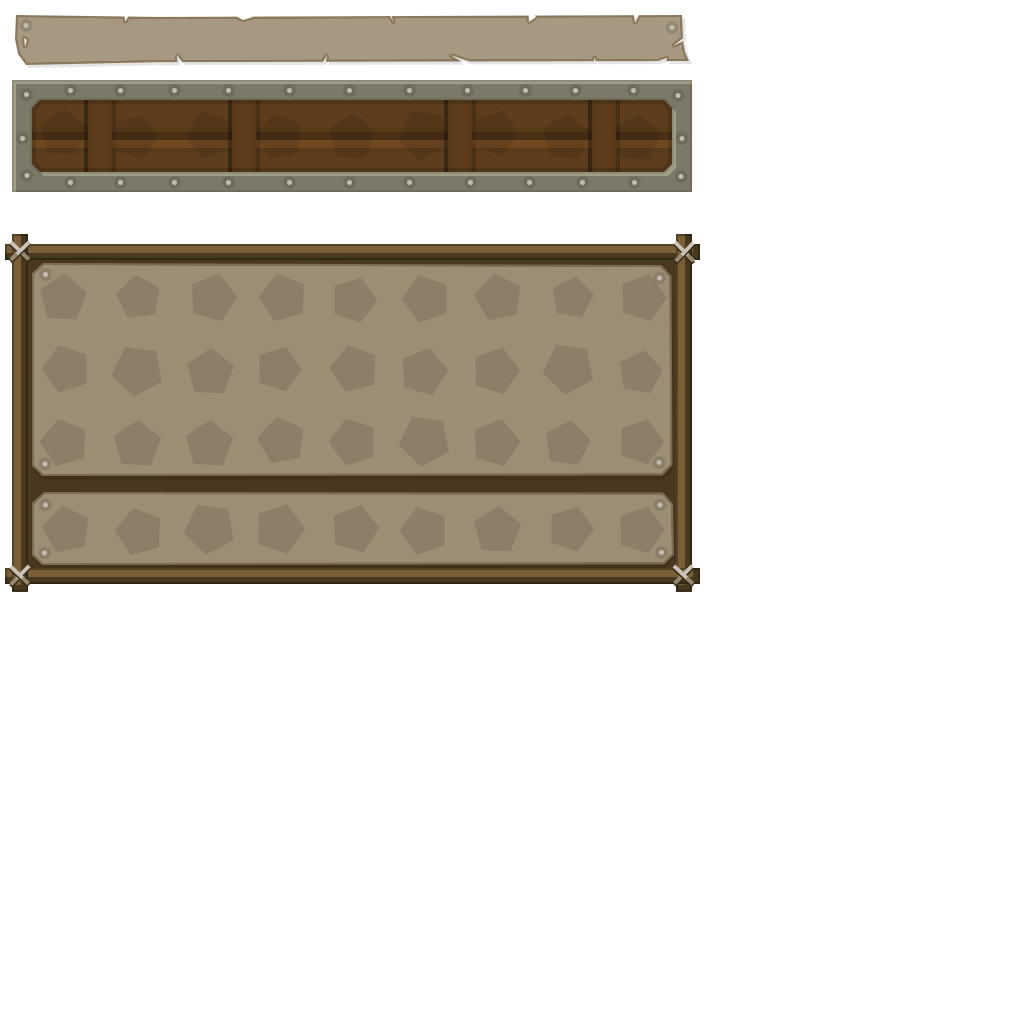
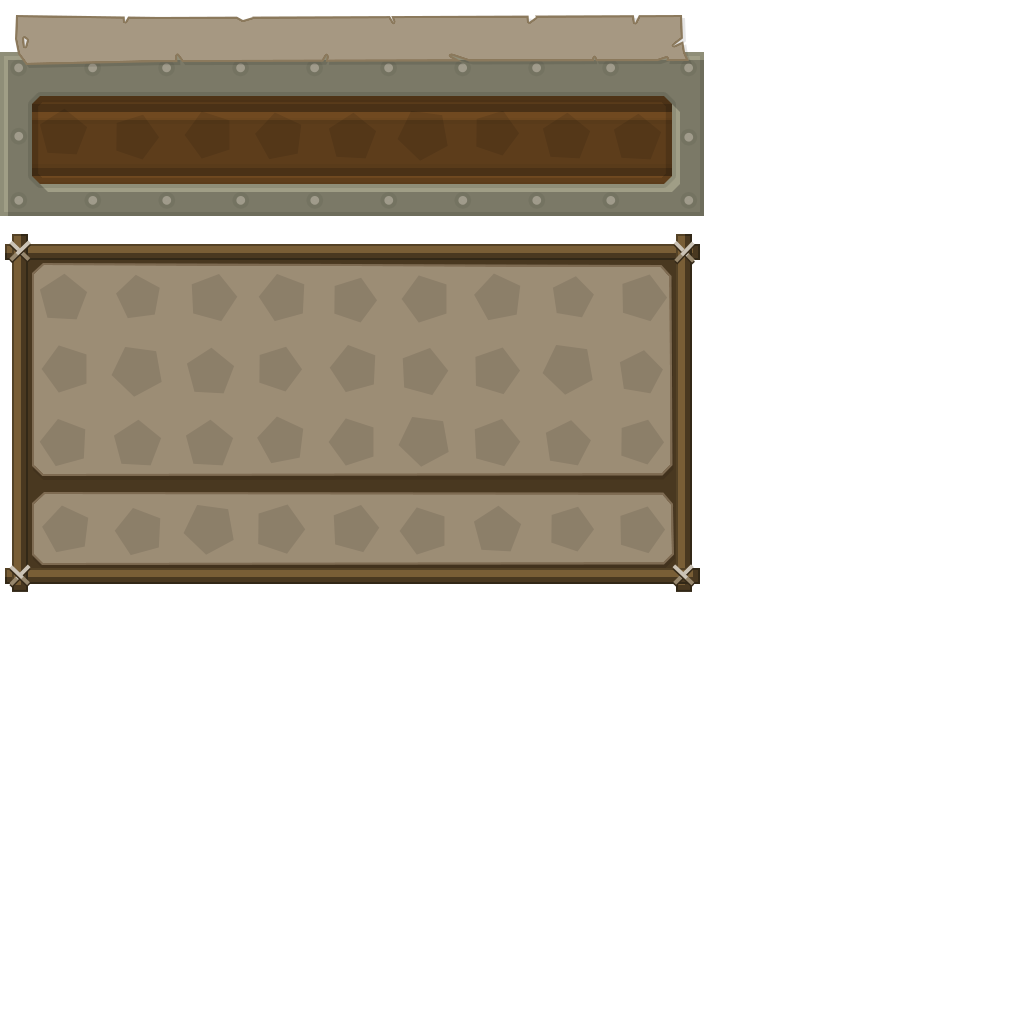
Comparing the layer stacks of the two 1024 x 1024 images. Changes:
hid "Forme 21 copy" (1st of 2, in "title") over [23, 23, 675, 30]
renamed "Forme 21" to "Forme 21 copy", opacity 100% → 50%, painted on it over [14, 63, 694, 556]
painted on "Forme 339" over [0, 52, 704, 216]
hid "Forme 325 copie" over [88, 55, 616, 216]
painted on "Forme 10 copie 8" over [16, 68, 704, 560]
painted on "Forme 326" over [0, 52, 704, 216]
